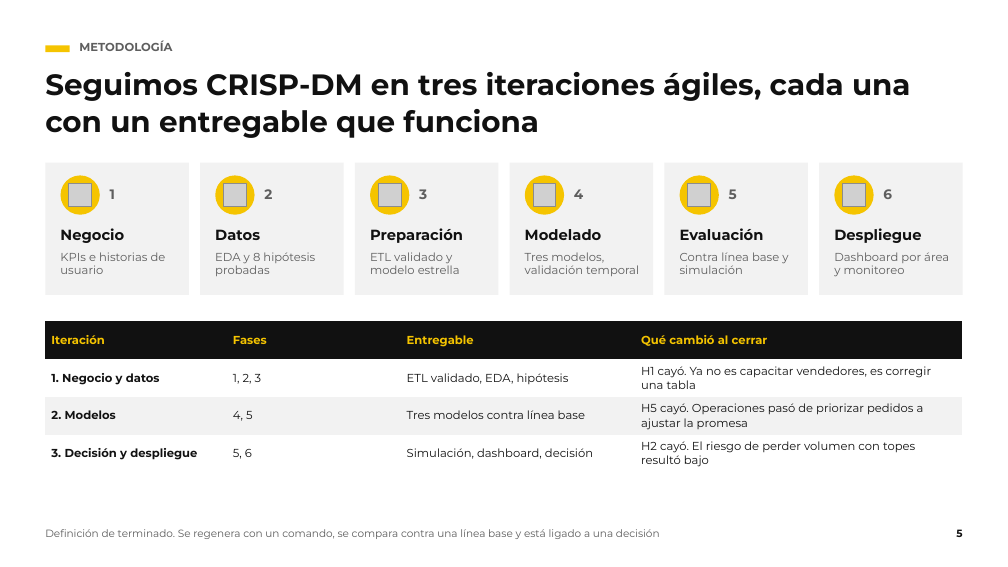
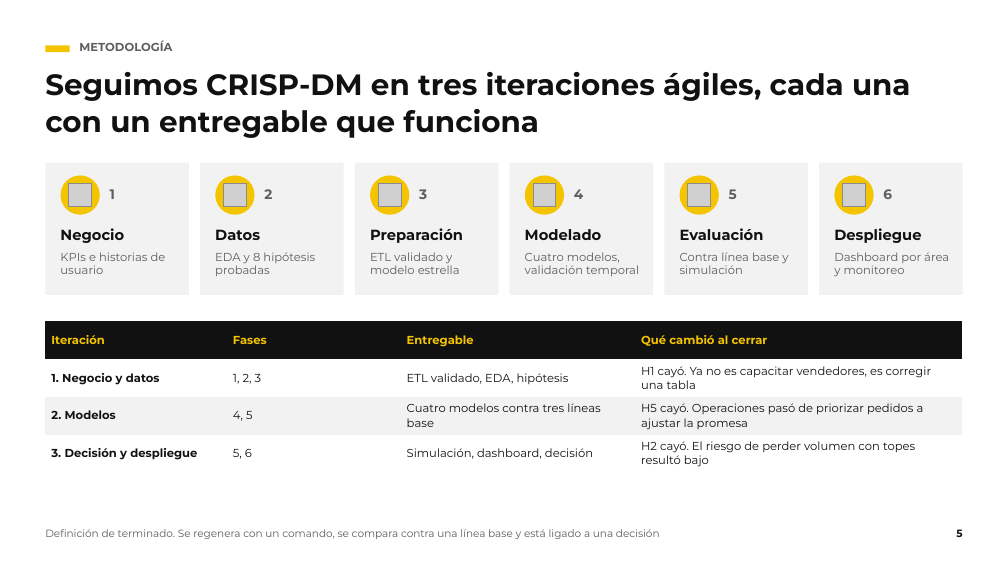
Before and after one commit to gabrielalvarezsurexs/ROLULABO, a slide deck: slide 5 of entregables/Presentacion_Rolulabo.pptx. Drawn at 1008x567 pixels with LibreOffice and Linux fonts; fonts in the diff are those of the drawing; grey boxes stand for pictures. Boxes give left, top, right and bottom in pixels: in the first picture for what was removed or moved away, otherwise in the second. Text is boxed around its words. In the diff, an @@ line names an element or a change of style, - is before the commit and + after.

```diff
--- a/entregables/Presentacion_Rolulabo.pptx
+++ b/entregables/Presentacion_Rolulabo.pptx
@@ text at (525,252,639,276): text changed @@
-Tres modelos, validación temporal
+Cuatro modelos, validación temporal
@@ table at (45,321,963,473) @@
-row 3, column 3: Tres modelos contra línea base
+row 3, column 3: Cuatro modelos contra tres líneas base
```
Also in this commit, not shown: 2 other slides changed, 16 other files.
